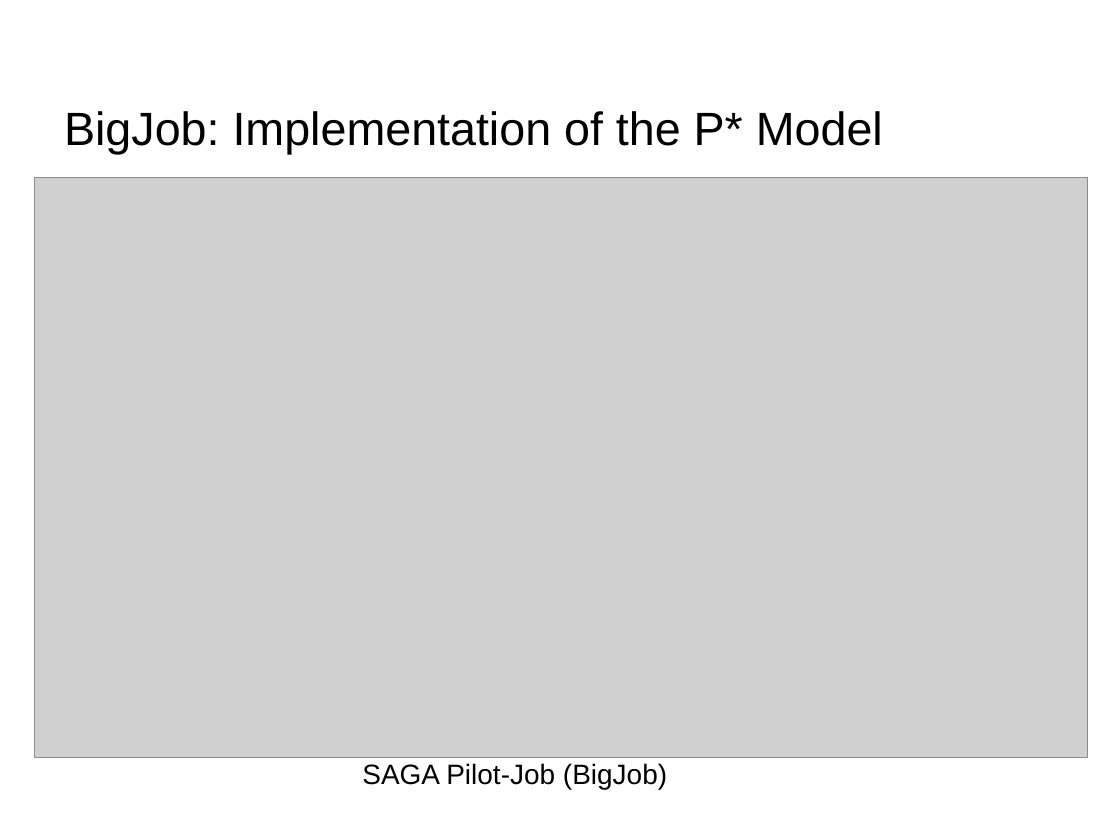
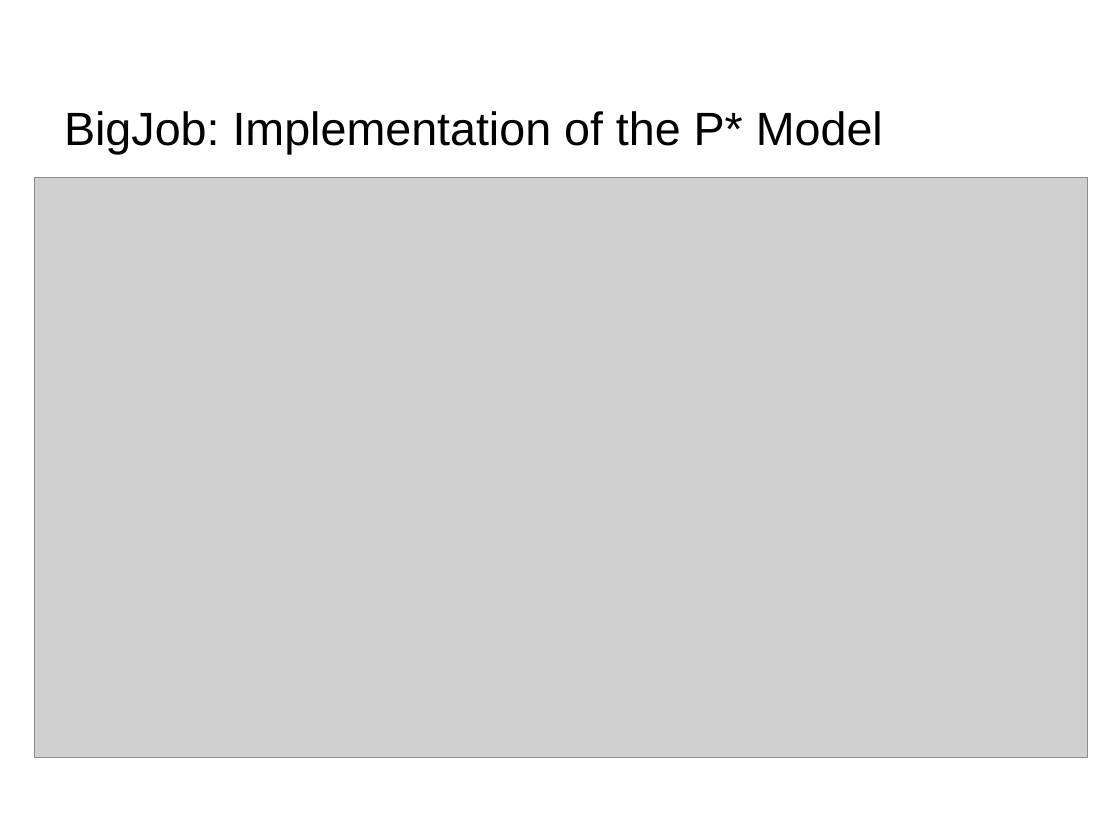
Before and after one commit to saga-project/presentations, a slide deck: slide 18 of bnl-pstar.ppt. Drawn at 1120x840 pixels with LibreOffice and Linux fonts; fonts in the diff are those of the drawing; grey boxes stand for pictures; background and template pictures are left out. Boxes give left, top, right and bottom in pixels: in the first picture for what was removed or moved away, otherwise in the second. Text is boxed around its words. In the diff, an @@ line names an element or a change of style, - is before the commit and + after.

```diff
--- a/bnl-pstar.ppt
+++ b/bnl-pstar.ppt
@@ text removed at [362,763,667,790] @@
-SAGA Pilot-Job (BigJob)
```
Also in this commit, not shown: 14 other slides changed.
